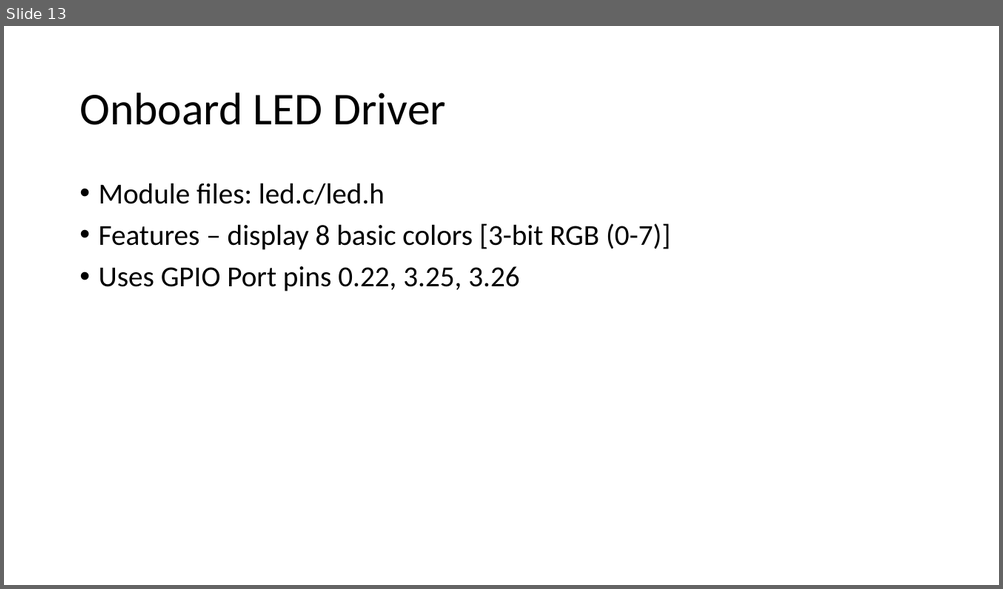
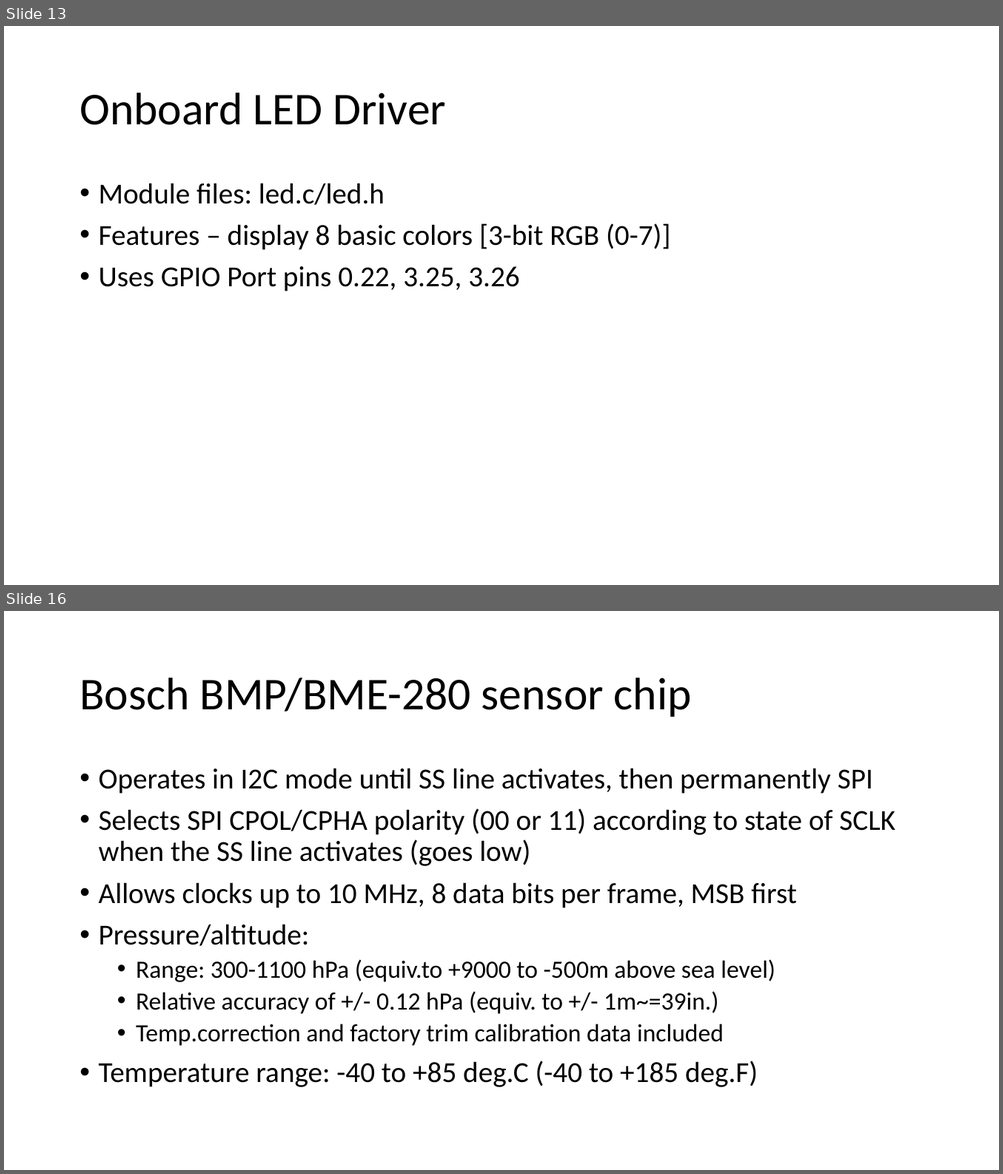
Before and after one commit to EmbeddedSystemClass/FinalProject5381, a slide deck: Final Project 5381.pptx. Shown one above the other, each under a label of ours: slide 13 before the commit, slides 13 and 16 after it; the slides between them are not shown. The pictures are 1003x589 and 1003x1174 pixels, drawn with LibreOffice and Linux fonts; fonts in the diff are those of the drawing. Boxes give left, top, right and bottom in pixels: in the first picture for what was removed or moved away, otherwise in the second. Text is boxed around its words. In the diff, an @@ line names an element or a change of style, - is before the commit and + after.

Commit message:
Added expended Environmental Sensor sections (HW, SW, debug).

```diff
--- a/Final Project 5381.pptx
+++ b/Final Project 5381.pptx
@@ slide 16 added at (4, 611, 999, 1170), background #FFFFFF @@
@@ title added at (79, 678, 691, 717), 44 pt, text #000000 @@
+Bosch BMP/BME-280 sensor chip
@@ text added at (99, 768, 895, 1088), 28 pt, text #000000 @@
+• Operates in I2C mode until SS line activates, then permanently SPI
+• Selects SPI CPOL/CPHA polarity (00 or 11) according to state of SCLK when the SS line activates (goes low)
+• Allows clocks up to 10 MHz, 8 data bits per frame, MSB first
+• Pressure/altitude:
+  • Range: 300-1100 hPa (equiv.to +9000 to -500m above sea level)
+  • Relative accuracy of +/- 0.12 hPa (equiv. to +/- 1m~=39in.)
+  • Temp.correction and factory trim calibration data included
+• Temperature range: -40 to +85 deg.C (-40 to +185 deg.F)
```
Also in this commit, not shown: 1 slide changed, 6 other slides added.
